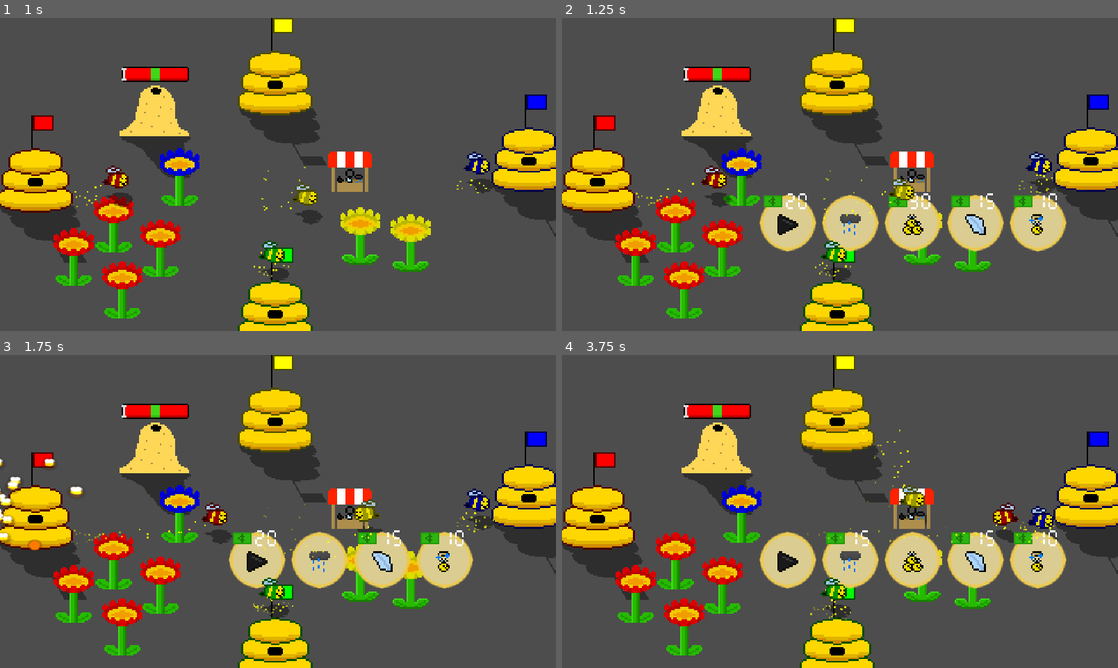
Above: before the commit, frames 1-4 (two rows, left to right).
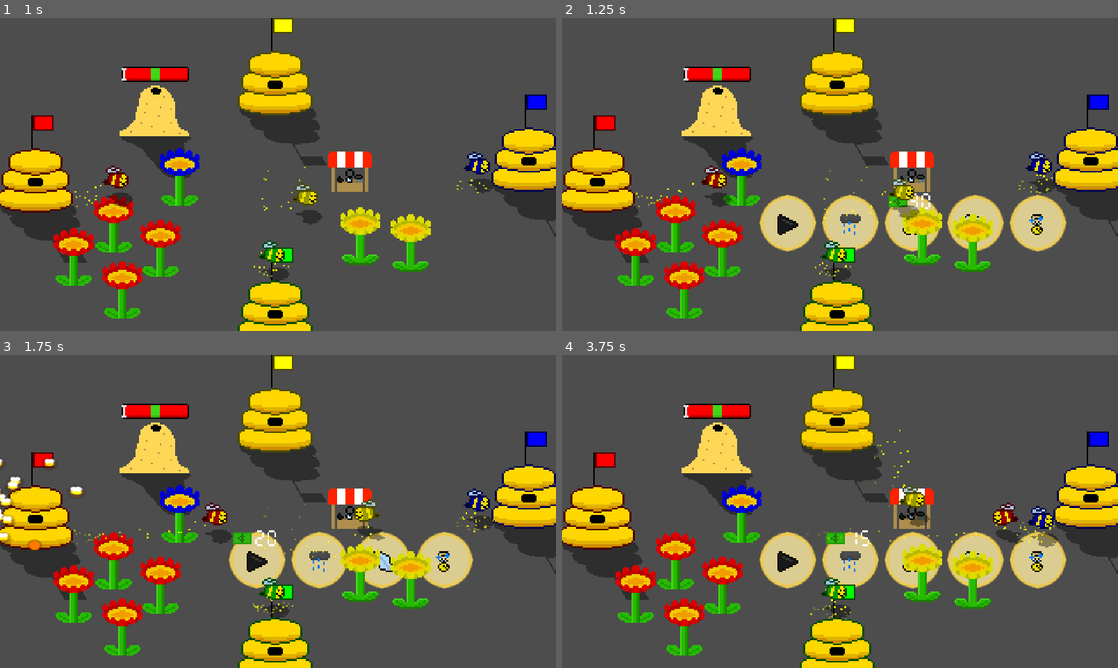
Above: after the commit, the same moments.

Repository: coloredasterisk/Alberta-Game-Jam-2026
Game: Godot game, scene res://scenes/level.tscn
The game is run twice, just before and just after one commit, with the same random seed, the same clock (stepped at 60 frames per second) and the same inputs. This scene is started directly instead of the project's main scene.
Inputs (mouse positions are in pixels of both pictures, inside the frame that each line leads up to):
- Up to frame 1 (1 s): tap Enter (p2_interact) at 0.5 s; move the mouse to (400, 158) at 0.52 s; hold D (p1_move_right) from 0.53 s (still down); tap E (p1_interact) at 0.6 s; click (400, 158) at 0.67 s
- Up to frame 2 (1.25 s): keep holding D (p1_move_right)
- Up to frame 3 (1.75 s): release D (p1_move_right) at 1.25 s; drag from (166, 527) to (155, 445) at 1.27 s
- Up to frame 4 (3.75 s): move the mouse to (895, 442) at 2.02 s; hold D (p1_move_right) 2.03-2.75 s; tap Down (p2_move_down) at 2.1 s; drag from (812, 574) to (912, 508) at 2.77 s; move the mouse to (1006, 558) at 3.52 s; hold A (p1_move_left) from 3.53 s (still down); tap Right (p2_move_right) at 3.6 s

Frame 1 is identical in both runs. In frame 2, 1.7% of the frame differs, in the area x 36-89%, y 56-75%; in frame 3, 1.1%; in frame 4, 1.6%.

Commit message:
money ant hill

Diff:
--- a/scenes/interactable_powerup.tscn
+++ b/scenes/interactable_powerup.tscn
@@ -97,6 +97,7 @@
 animation = &"stinger"
 
 [node name="Cost" type="Control" parent="." unique_id=272745843]
+visible = false
 layout_mode = 3
 anchors_preset = 0
 offset_left = 2.0
--- a/scenes/level.tscn
+++ b/scenes/level.tscn
@@ -4,7 +4,6 @@
 [ext_resource type="PackedScene" uid="uid://bjnp8g5702l8h" path="res://scenes/Bees.tscn" id="1_u52ul"]
 [ext_resource type="PackedScene" uid="uid://dgpvp2bl1i61d" path="res://scenes/flower.tscn" id="2_w7c3h"]
 [ext_resource type="PackedScene" uid="uid://byfkdm40kje5f" path="res://scenes/hive.tscn" id="4_mx8sn"]
-[ext_resource type="PackedScene" uid="uid://b3o8dub4bgkxy" path="res://scenes/interactable_powerup.tscn" id="5_ppgk2"]
 [ext_resource type="PackedScene" uid="uid://bgycq7fv61ta4" path="res://scenes/shop.tscn" id="6_2r41h"]
 [ext_resource type="PackedScene" uid="uid://dnfs5r5bqpasw" path="res://scenes/ant_hill.tscn" id="7_klq6b"]
 
@@ -18,58 +17,8 @@
 position = Vector2(-71, -37)
 
 [node name="Shop" parent="." unique_id=1784644030 instance=ExtResource("6_2r41h")]
-z_index = 5
+z_index = 0
 position = Vector2(41, -2)
-
-[node name="HBoxContainer" type="HBoxContainer" parent="Shop" unique_id=1290439749]
-visible = false
-offset_left = -87.0
-offset_top = 14.0
-offset_right = 89.0
-offset_bottom = 54.0
-alignment = 1
-
-[node name="Stinger" type="TextureRect" parent="Shop/HBoxContainer" unique_id=467028347]
-unique_name_in_owner = true
-custom_minimum_size = Vector2(32, 12)
-layout_mode = 2
-
-[node name="Stinger" parent="Shop/HBoxContainer/Stinger" unique_id=417485488 instance=ExtResource("5_ppgk2")]
-powerup_type = "stinger"
-powerup_cost = 20
-
-[node name="Rain" type="TextureRect" parent="Shop/HBoxContainer" unique_id=1262146229]
-unique_name_in_owner = true
-custom_minimum_size = Vector2(32, 0)
-layout_mode = 2
-
-[node name="Rain" parent="Shop/HBoxContainer/Rain" unique_id=1308663423 instance=ExtResource("5_ppgk2")]
-powerup_type = "rain"
-powerup_cost = 15
-
-[node name="Swarm" type="TextureRect" parent="Shop/HBoxContainer" unique_id=45527030]
-custom_minimum_size = Vector2(32, 0)
-layout_mode = 2
-
-[node name="Swarm" parent="Shop/HBoxContainer/Swarm" unique_id=742851870 instance=ExtResource("5_ppgk2")]
-powerup_type = "swarm"
-powerup_cost = 30
-
-[node name="Speed" type="TextureRect" parent="Shop/HBoxContainer" unique_id=510887534]
-custom_minimum_size = Vector2(32, 0)
-layout_mode = 2
-
-[node name="Speed" parent="Shop/HBoxContainer/Speed" unique_id=1012920229 instance=ExtResource("5_ppgk2")]
-powerup_type = "speed"
-powerup_cost = 15
-
-[node name="Confusion" type="TextureRect" parent="Shop/HBoxContainer" unique_id=236434085]
-unique_name_in_owner = true
-custom_minimum_size = Vector2(32, 0)
-layout_mode = 2
-
-[node name="Confusion" parent="Shop/HBoxContainer/Confusion" unique_id=1427355907 instance=ExtResource("5_ppgk2")]
-powerup_cost = 10
 
 [node name="Red_Hive" parent="." unique_id=1789593573 instance=ExtResource("4_mx8sn")]
 position = Vector2(-140, 5)
@@ -136,7 +85,5 @@
 one_shot = true
 autostart = true
 
-[connection signal="body_entered" from="Shop" to="Shop" method="_on_body_entered"]
-[connection signal="body_exited" from="Shop" to="Shop" method="_on_body_exited"]
 [connection signal="timeout" from="FlowerSpawner" to="." method="_on_flower_spawner_timeout"]
 [connection signal="timeout" from="RoundTimer" to="." method="_on_round_timer_timeout"]
